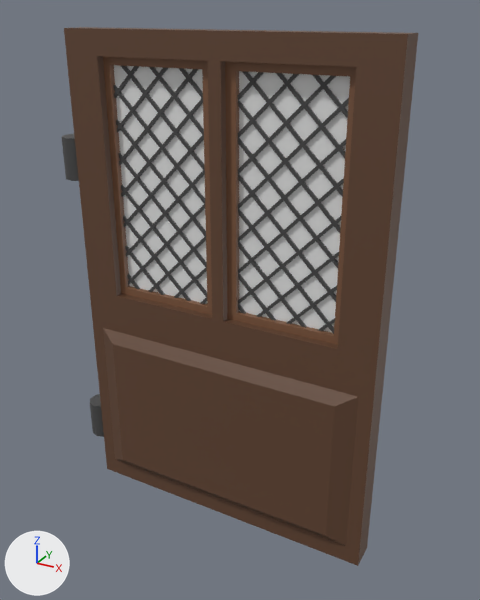
Two versions of the FBX model Assets/04_Art/3D/Meshes/SM_Door.fbx, one commit apart.
Camera for both pictures: a 50 mm lens placed at (1.9, -3.26, 3.25), pointed at (0.07, 0.07, 1.59). Every picture has the same lights, and +X, +Y and +Z are marked at lower left. Where no turn or scale is listed for an object, it has been applied to the vertices.

Before the edit, the objects in view are built like this:
```python
me_cube_038 = bpy.data.meshes.new('Cube.038')
me_cube_038.from_pydata(...)  # 2116 vertices, 1432 faces; spans x -1.16..1.01, y -0.14..0.12, z 0.0..3.14
# faces by material slot: [1318, 112, 2]
me_cube_038.materials.append(mat_metal)  # picture img_medievalprops_texture_01_png
me_cube_038.materials.append(mat_mat)  # picture img_medievalprops_texture_01_png
me_cube_038.materials.append(mat_glass)  # white #e7e7e7
ob_cube_024 = bpy.data.objects.new('Cube.024', me_cube_038)
ob_cube_024.location = (0.0, 0.0, 0.0)
```
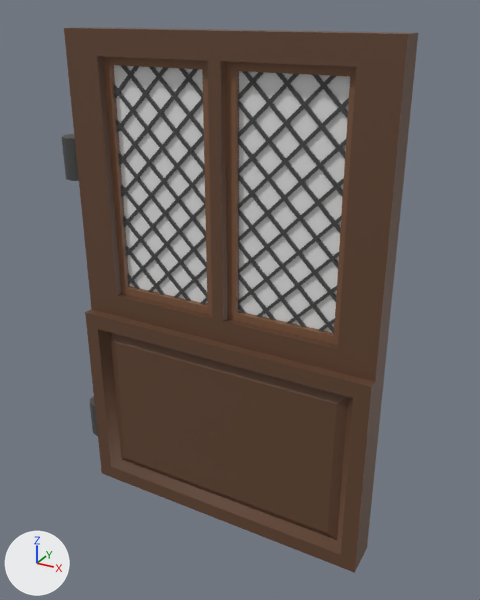
Edits to the bpy script that builds the scene:
```text
Change me_cube_038:
    used by ob_cube_024; location = (0.0, 0.0, 0.0)
    remove me_cube_038.from_pydata(...)  # 2116 vertices, 1432 faces; spans x -1.16..1.01, y -0.14..0.12, z 0.0..3.14
    add me_cube_038.from_pydata(...)  # 2124 vertices, 1440 faces; spans x -1.16..1.01, y -0.15..0.12, z 0.0..3.14
    me_cube_038 part 1
    4 faces are deleted
    4 vertices in x -0.8..0.8, y -0.14, z 0.2..1.16 move by (0.0, 0.03, 0.0)
    4 vertices move from x -0.92..0.92, y -0.09, z 0.12..1.23 to x -1.01..1.01, y -0.15, z 0.0..1.35
    8 vertices are added at x -0.91..0.91, y -0.15..-0.09, z 0.1..1.25
    12 new faces join them, mat_mat (picture img_medievalprops_texture_01_png)
```

Boxes [x1, y1, x2, y2] around the edits, measured in the pictures (480 x 600 px):
'Cube.024', reshaped
    before: [62, 27, 418, 566]
    after: [62, 27, 418, 573]
part 1 of me_cube_038, built on
    before: [91, 309, 375, 566]
    after: [85, 309, 375, 573]
